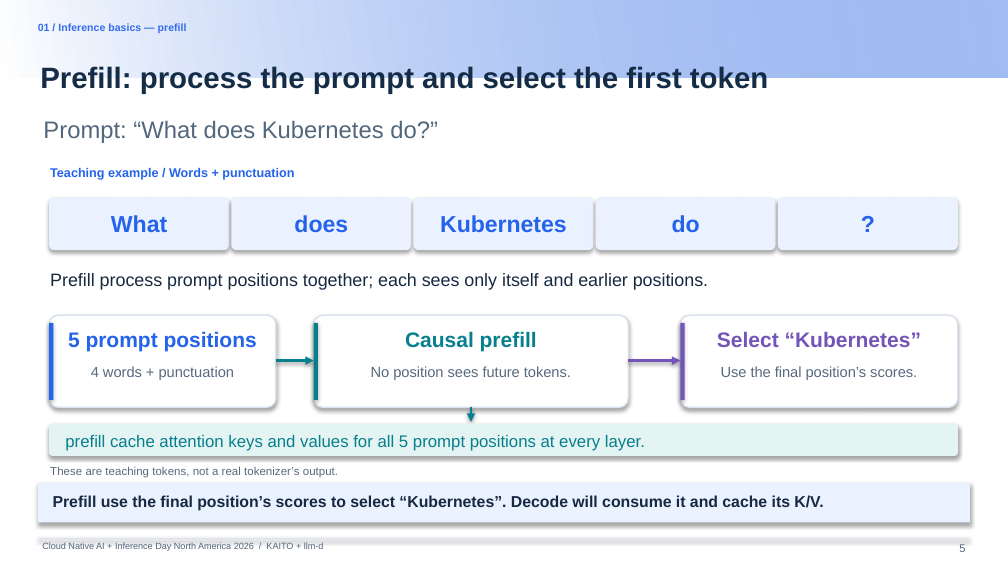
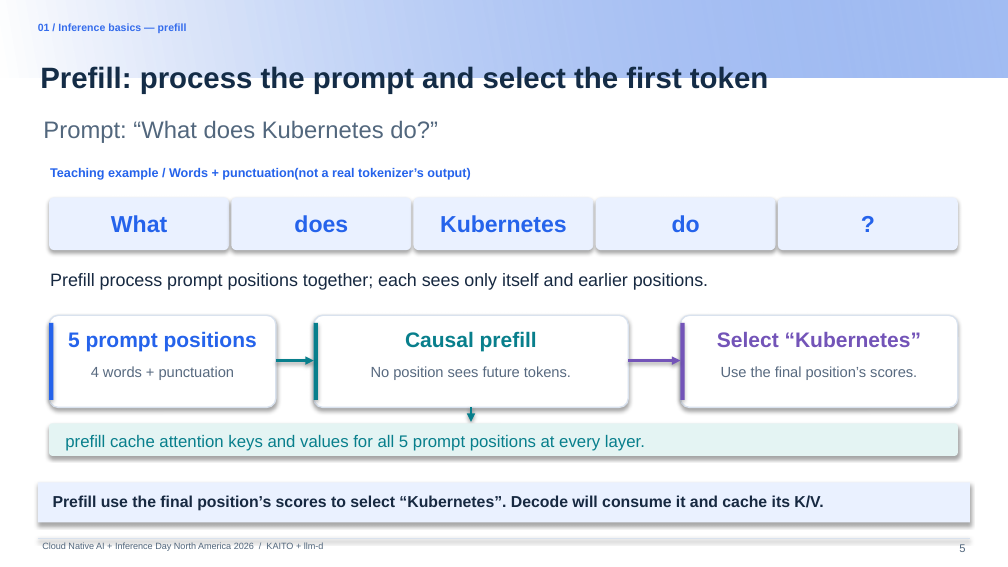
Before and after one commit to andyzhangx/demo, a slide deck: slide 5 of llm/pd-disaggregation/kubecon-na-2026-pd-disaggregation-kaito-llmd.pptx. Drawn at 1008x567 pixels with LibreOffice and Linux fonts; fonts in the diff are those of the drawing; background and template pictures are left out. Boxes give left, top, right and bottom in pixels: in the first picture for what was removed or moved away, otherwise in the second. Text is boxed around its words. In the diff, an @@ line names an element or a change of style, - is before the commit and + after.

```diff
--- a/llm/pd-disaggregation/kubecon-na-2026-pd-disaggregation-kaito-llmd.pptx
+++ b/llm/pd-disaggregation/kubecon-na-2026-pd-disaggregation-kaito-llmd.pptx
@@ text at bbox=[50, 168, 470, 180]: text changed @@
-Teaching example / Words + punctuation
+Teaching example / Words + punctuation(not a real tokenizer’s output)
@@ text removed at bbox=[50, 466, 338, 478] @@
-These are teaching tokens, not a real tokenizer’s output.
```
Also in this commit, not shown: 3 other slides changed.
